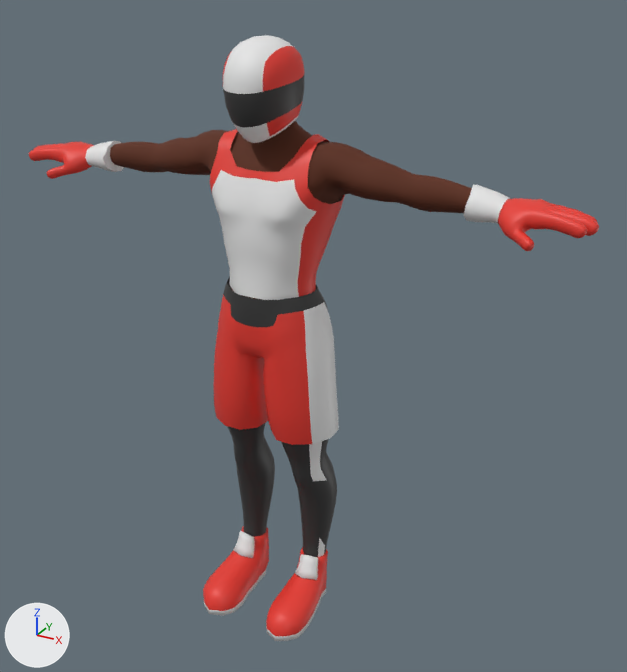
One commit to the FBX model Assets/Kevin Iglesias/Human Character Dummy/Models/HumanCharacterDummy_F.fbx: the scene before it, then after it.
One viewpoint serves both versions: a 50 mm camera at (1.292, -2.117, 2.014) aimed at (0.116, 0.022, 0.944). Arrows for +X, +Y and +Z are at lower left; the lights stay in place. The older version comes first. Where no turn or scale is listed for an object, it has been applied to the vertices.

In view in the first picture: 'Glove', 'Helmet', 'Leggings', 'LowPoly Male', 'Shoes', 'Short', 'Tshirt'.
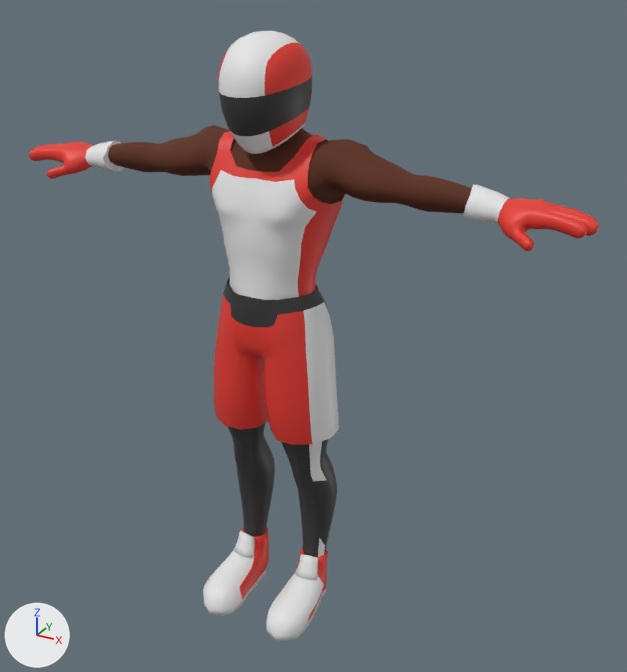
Boxes [x1, y1, x2, y2] around the edits, measured in the pictures (627 x 672 px; the box of a moved part takes in the faces that stretch with it):
'LowPoly Male', reshaped: before [110, 121, 472, 300]; after [108, 125, 472, 300]
'Helmet', moved, rescaled (16% wider, 15% taller): before [223, 36, 304, 143]; after [218, 31, 312, 154]
part 1 of me_retopoflow, moved or reshaped: before [326, 142, 472, 213]; after [327, 139, 472, 213]
part 2 of me_retopoflow, moved or reshaped: before [110, 130, 221, 174]; after [108, 125, 222, 176]
part 3 of me_retopoflow_006, recoloured (red to white): [203, 550, 324, 636] in both

Edits to the bpy script that builds the scene:
```text
Change me_retopoflow_006:
    where me_retopoflow_006.from_pydata(...)  # 294 vertices, 284 faces; spans x -0.199..0.199, y -0.258..0.068, z -0.027..0.162
    used by ob_shoes; location = (0.0, 0.0, 0.0)
    me_retopoflow_006 part 3: 44 faces spanning x -0.199..0.199, y -0.258..-0.02, z -0.008..0.099 switch from mat_color2 (red #e7382d) to mat_color1 (white #e7e7e7)
Change me_retopoflow:
    where me_retopoflow.from_pydata(...)  # 4286 vertices, 4308 faces; spans x -0.92..0.92, y -0.25..0.12, z 0.0..1.8
    used by ob_lowpoly_male; location = (0.0, 0.0, 0.0)
    me_retopoflow part 1: 62 of 4286 vertices moved; they spanned x 0.19..0.59, y -0.06..0.09, z 1.4..1.54 and now span x 0.19..0.59, y -0.07..0.1, z 1.4..1.55; mean shift (0.0, 0.0, 0.0); largest move (0.25, 0.05, 1.52) -> (0.26, 0.07, 1.53)
    me_retopoflow part 2: 61 of 4286 vertices moved; they spanned x -0.59..-0.19, y -0.06..0.09, z 1.4..1.54 and now span x -0.59..-0.19, y -0.07..0.1, z 1.4..1.55; mean shift (0.0, 0.0, 0.0); largest move (-0.25, 0.05, 1.52) -> (-0.26, 0.07, 1.53)
Change ob_helmet:
    ob_helmet.location: (0.0, -0.045, 1.678) -> (0.0, -0.036, 1.669)
    ob_helmet.scale: (0.127, 0.127, 0.127) -> (0.147, 0.147, 0.147)
```
